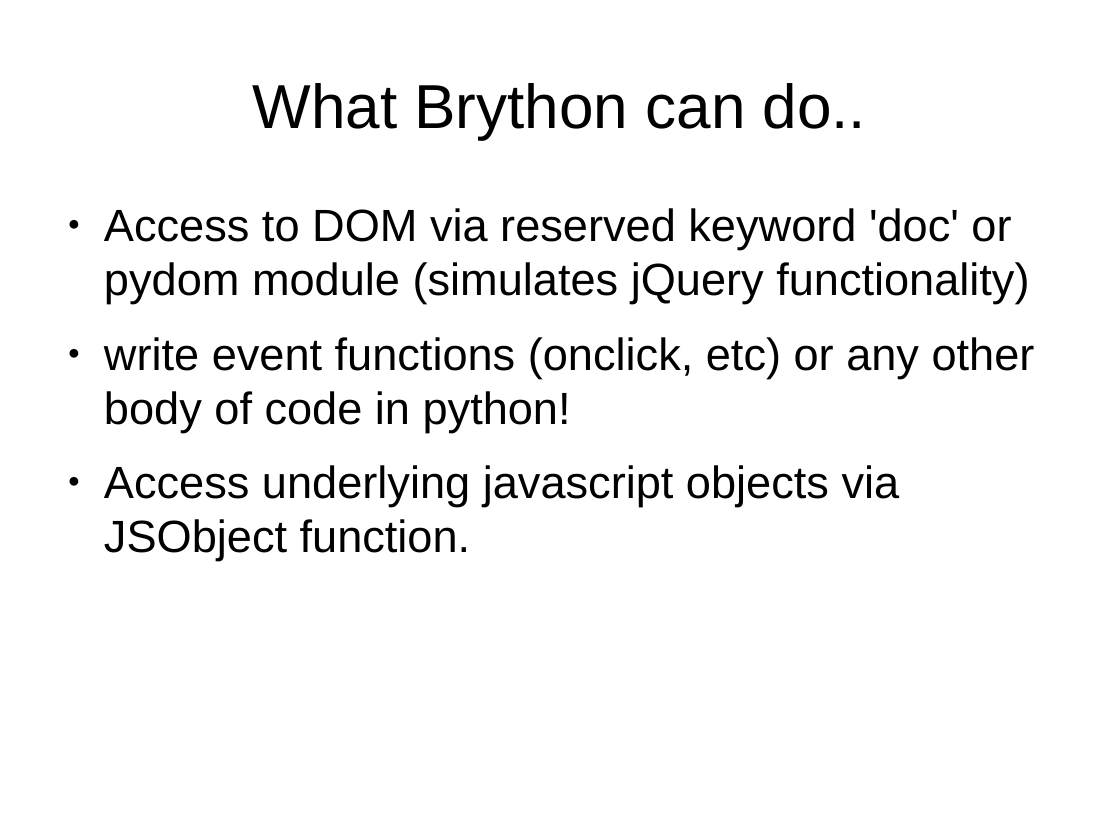
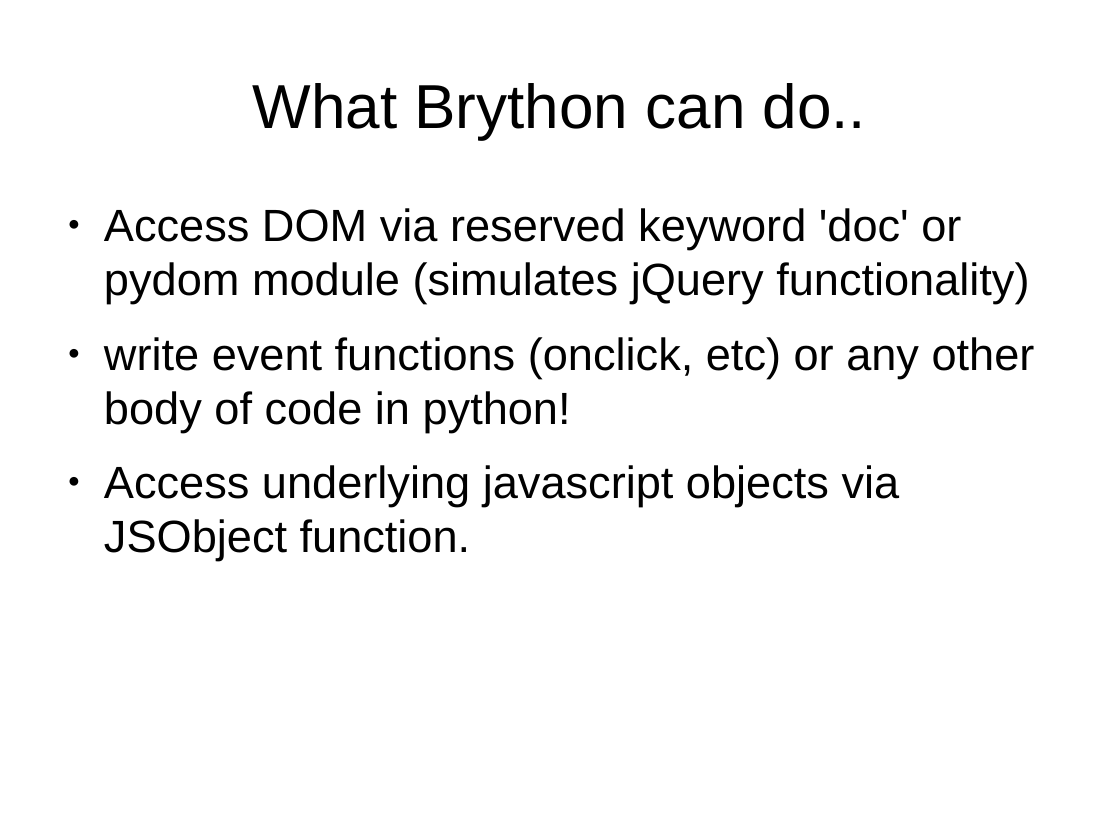
Before and after one commit to earney/pycomo, a slide deck: slide 5 of presentations/June2013/pyCOMO_Brython_06262013.odp. Drawn at 1120x840 pixels with LibreOffice and Linux fonts; fonts in the diff are those of the drawing. Boxes give left, top, right and bottom in pixels: in the first picture for what was removed or moved away, otherwise in the second. Text is boxed around its words. In the diff, an @@ line names an element or a change of style, - is before the commit and + after.

Commit message:
presentation update

```diff
--- a/presentations/June2013/pyCOMO_Brython_06262013.odp
+++ b/presentations/June2013/pyCOMO_Brython_06262013.odp
@@ text at (x1=104, y1=208, x2=1029, y2=304): text changed @@
-● Access to DOM via reserved keyword 'doc' or pydom module (simulates jQuery functionality)
+● Access DOM via reserved keyword 'doc' or pydom module (simulates jQuery functionality)
```
Also in this commit, not shown: 3 other slides changed.
